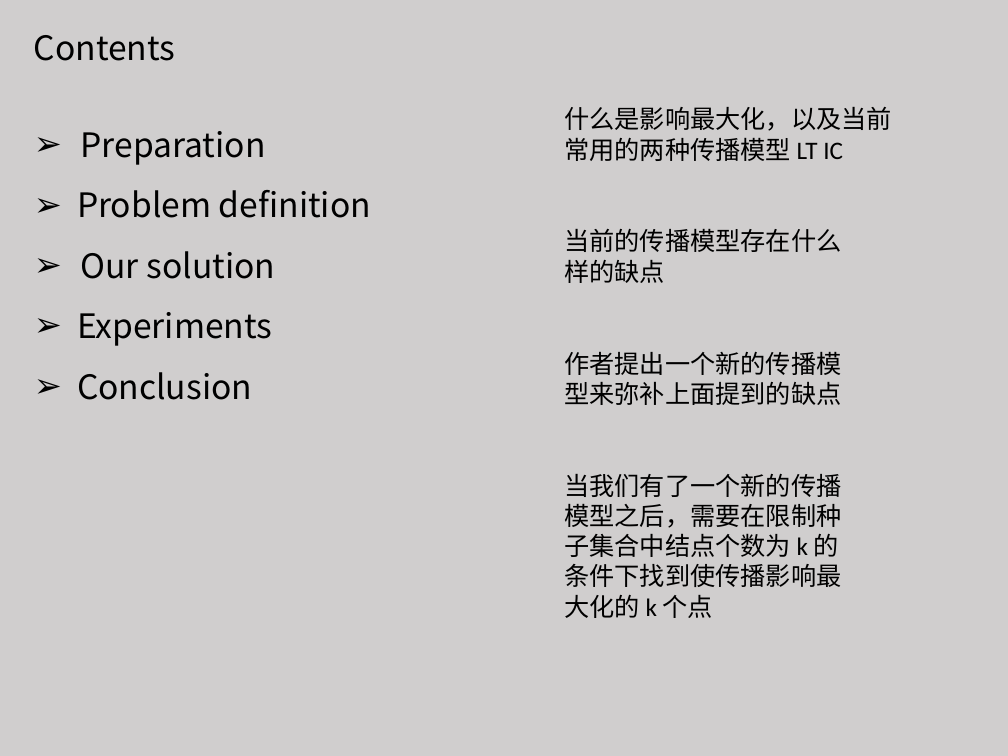
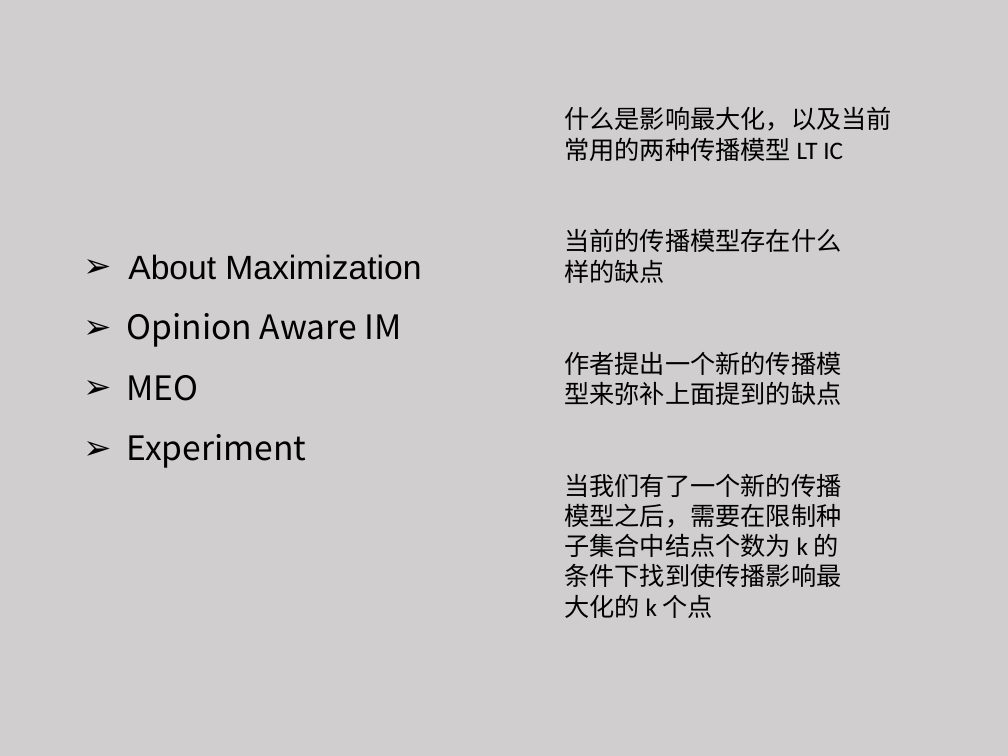
Before and after one commit to tianzhuwei/PPT, a slide deck: slide 2 of 4-魏天柱-Holistic Influence Maximization_ Combining Scalability and Efficiency with Opinion-Aware Models..pptx. Drawn at 1008x756 pixels with LibreOffice and Linux fonts; fonts in the diff are those of the drawing. Boxes give left, top, right and bottom in pixels: in the first picture for what was removed or moved away, otherwise in the second. Text is boxed around its words. In the diff, an @@ line names an element or a change of style, - is before the commit and + after.

```diff
--- a/4-魏天柱-Holistic Influence Maximization_ Combining Scalability and Efficiency with Opinion-Aware Models..pptx
+++ b/4-魏天柱-Holistic Influence Maximization_ Combining Scalability and Efficiency with Opinion-Aware Models..pptx
@@ text removed at (x1=34, y1=35, x2=176, y2=61) @@
-Contents
@@ text at (x1=127, y1=254, x2=421, y2=468): text changed @@
-➢ Preparation
-➢ Problem definition
-➢ Our solution
-➢ Experiments
-➢ Conclusion
+➢ About Maximization
+➢ Opinion Aware IM
+➢ MEO
+➢ Experiment
```
Also in this commit, not shown: 9 other slides changed.
